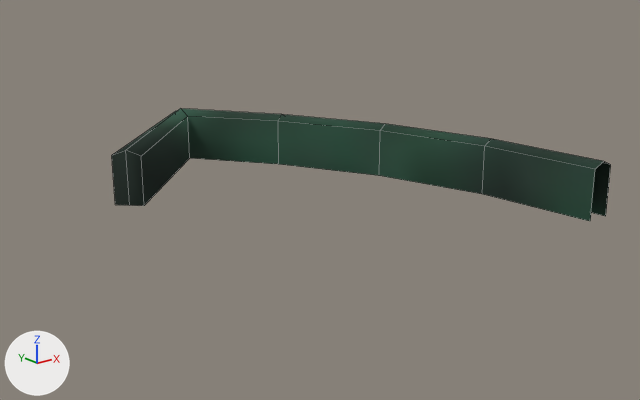
The FBX model BrackeysGameJam/Assets/_Main/Models/Walls/Ring2W5.fbx as it was, and as the next commit left it.
Both versions are drawn from a 50 mm lens placed at (-4.4, -32.5, 19.0), pointed at (32.2, 13.3, 0.7). Lighting does not change. The marker at lower left points along +X, +Y and +Z. Mesh edges are drawn as thin lines. Where no turn or scale is listed for an object, it has been applied to the vertices.

The first picture shows 'Ring2W5'.
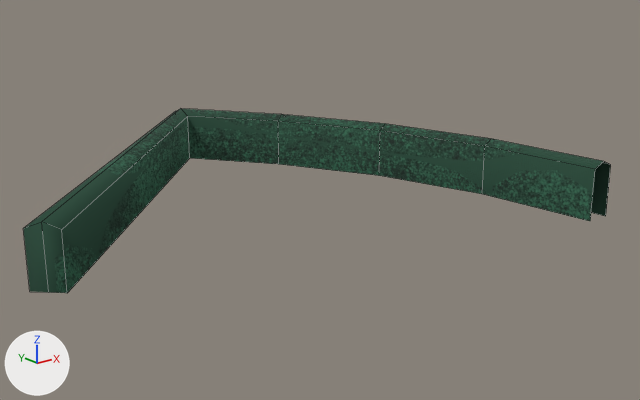
Boxes (x1, y1, x2, y2) around the edits, measured in the pictures (640 x 400 px; the box of a moved part takes in the faces that stretch with it):
'Ring2W5', reshaped, surface changed (18% wider, 63% taller): before (112, 108, 611, 221); after (23, 108, 611, 293)
part 1 of me_circle_005, moved or reshaped: before (112, 109, 190, 206); after (23, 109, 190, 293)
part 2 of me_circle_005, surface changed: (181, 108, 611, 221) in both

What the commit changed:
me_circle_005 is used by ob_ring2w5; location (0.0, 0.0, 0.0).
Before the commit, vertices of me_circle_005: 25 (21.6, 23.1, 0.0) at pixel (115, 204), 26 (23.1, 21.6, 0.0) at pixel (144, 205), 27 (22.3, 22.3, 0.0) at pixel (129, 205), 28 (21.6, 23.1, 3.6) at pixel (111, 155), 29 (23.1, 21.6, 3.6) at pixel (141, 156).
Before the commit, vertices of me_circle_005: 30 (22.3, 22.3, 4.0) at pixel (125, 150).
me_circle_005 had 32 vertices, 22 faces and spanned x 21.6..46.3, y 0.0..33.4, z 0.0..4.0.
me_circle_005 now has 32 vertices, 22 faces and spans x 11.0..46.3, y 0.0..33.4, z 0.0..4.0.
Part 1, on me_circle_005:
Vertices 25 to 30 of me_circle_005 move by (-10.5, -11.2, 0.0).
me_circle_005 part 2: texture (UV) coordinates of 22 of 22 faces, centred in x 21.9..45.9, y 4.3..29.6, z 1.8..3.8, changed; they spanned u 0.85..0.86, v 0.7..0.72 and now span u 0.0..0.54, v 0.0..1.0.
